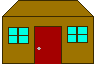
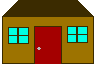
Revision of a layered 96 × 64 image; what changed, layer by layer:
painted on "Background" over [4, 1, 92, 16]
